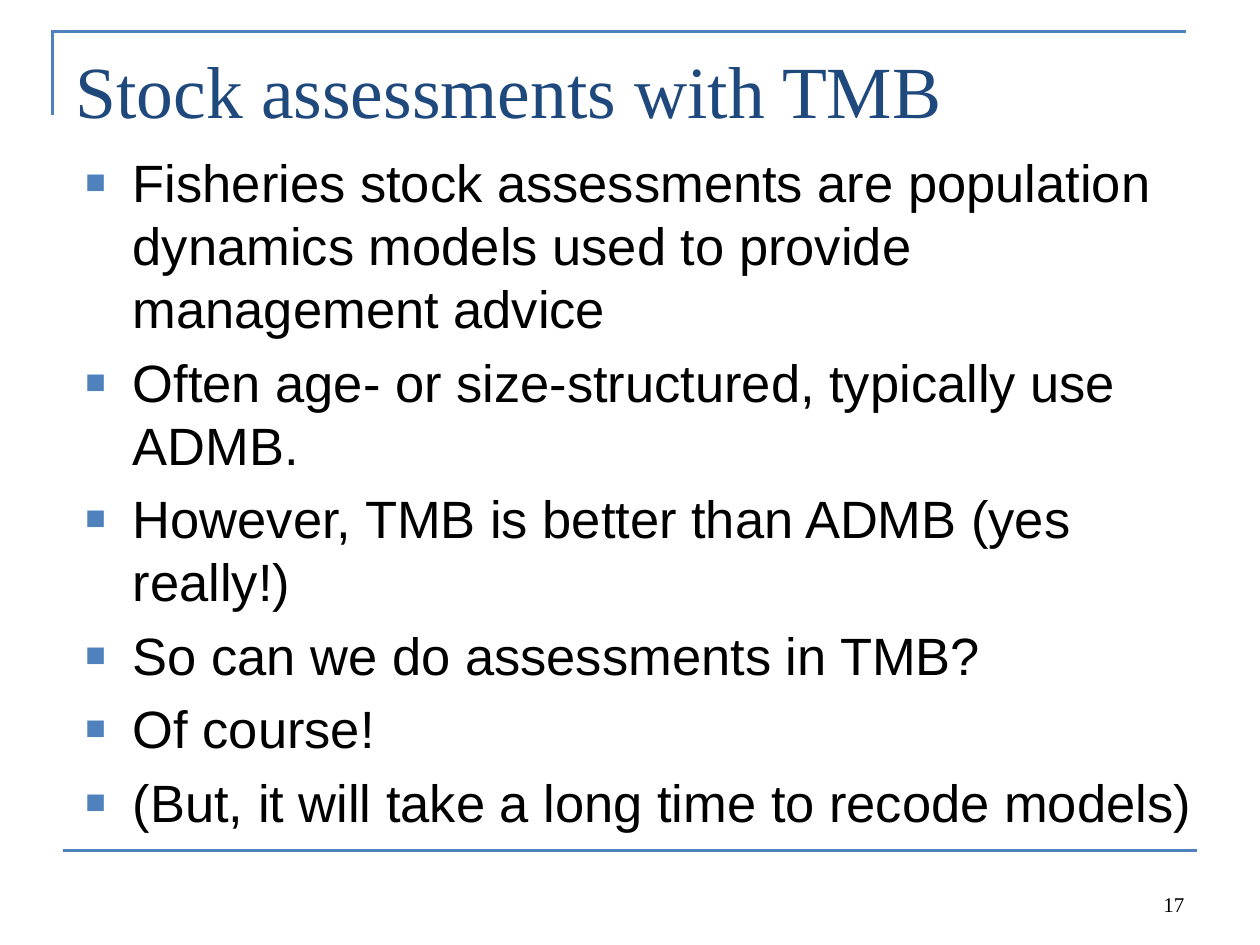
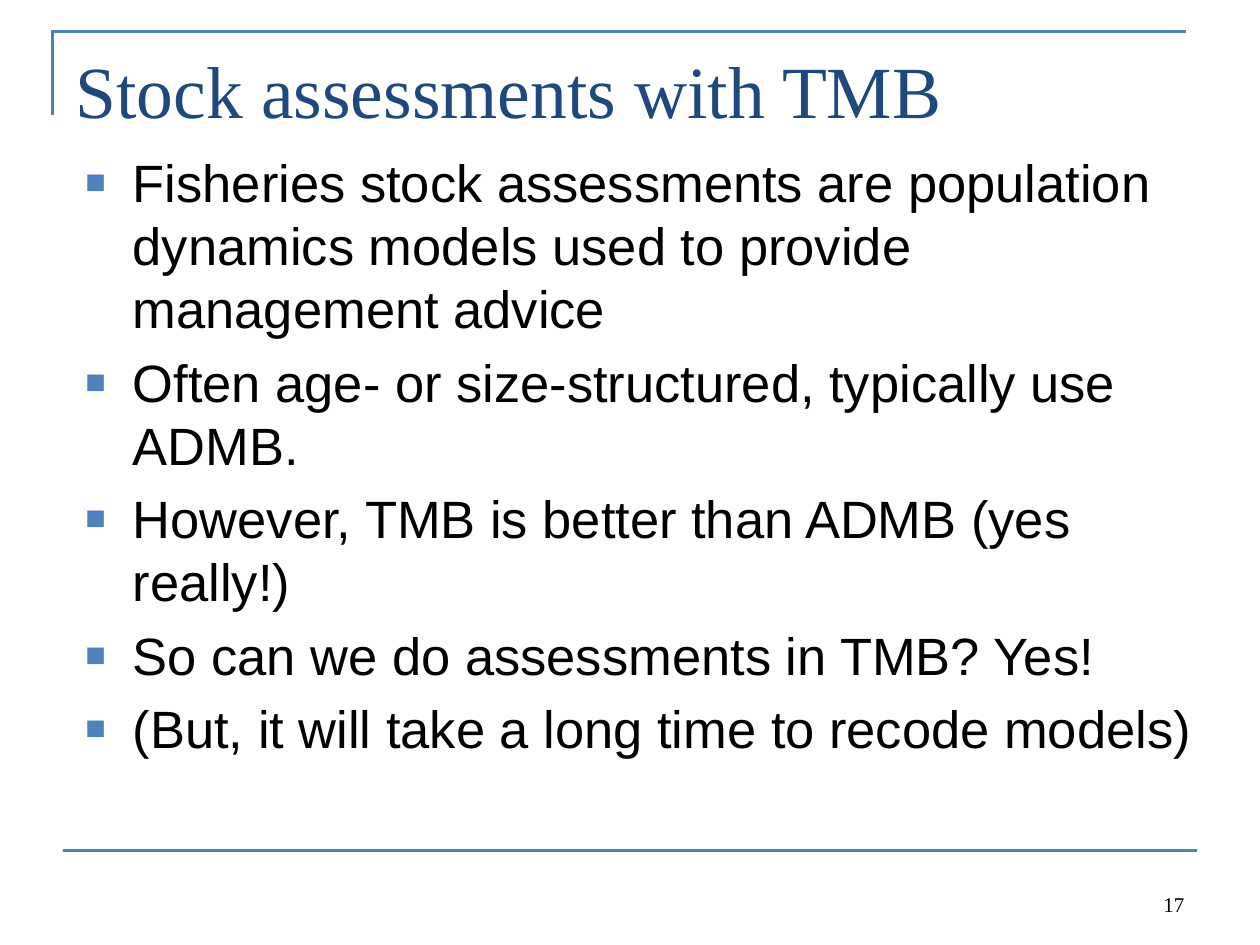
Before and after one commit to colemonnahan/tmb_workshop, a slide deck: slide 17 of day5/lecture5_extensions.pptx. Drawn at 1260x945 pixels with LibreOffice and Linux fonts; fonts in the diff are those of the drawing. Boxes give left, top, right and bottom in pixels: in the first picture for what was removed or moved away, otherwise in the second. Text is boxed around its words. In the diff, an @@ line names an element or a change of style, - is before the commit and + after.

```diff
--- a/day5/lecture5_extensions.pptx
+++ b/day5/lecture5_extensions.pptx
@@ text at bbox=[133, 637, 1094, 676]: text changed @@
-■ So can we do assessments in TMB?
-■ Of course!
+■ So can we do assessments in TMB? Yes!
```
Also in this commit, not shown: 2 other slides changed, 1 other file.
